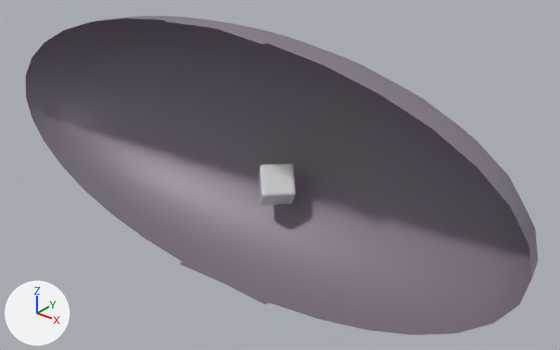
One commit to the glTF model assets/project-tiles/tile-1.glb: the scene before it, then after it.
One viewpoint serves both versions: a camera (50 mm lens) standing at (21.6, -23.3, 17.2) and looking at (1.0, 2.4, 1.2). The lights are fixed; the arrows at lower left show +X, +Y and +Z. Where no turn or scale is listed for an object, it has been applied to the vertices. Vertices at the same position are counted once.

The first picture shows 'Background', 'Cube'.
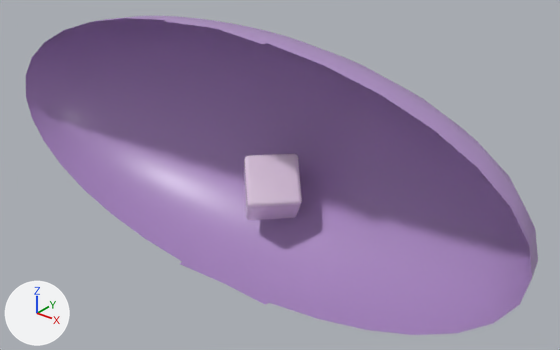
Commit message: Project tile scenes

Where the newer file only moved an object's origin or applied its transform, the numbers keep the older frame.

Where the change shows, as pixel boxes (x1, y1, x2, y2) in the pictures (560 x 350 px):
'Background', recoloured, surface changed (grey to purple): (26, 16, 538, 335) in both
'Cube', mesh rescaled (54% wider, 58% taller): before (258, 163, 296, 205); after (243, 153, 302, 220)

The change, as a list of edits to the scene's bpy script:
```text
Change mat_background:
    mat_background.base_color: (0.264, 0.219, 0.28) -> (0.44, 0.279, 0.587)  # grey #8c8190 -> purple #b190c9
    mat_background.roughness: 0.51 -> 0.365
Change me_cube_001:
    where me_cube_001.from_pydata(...)  # 488 vertices, 972 faces; spans x -1.31..1.31, y 2.15..4.76, z -1.11..1.11
    used by ob_cube; location = (0.0, 0.0, 0.0)
    me_cube_001 part 1: the whole mesh is scaled about its middle by 1.58, then moved by (0.0, -0.4, 0.0)
```
